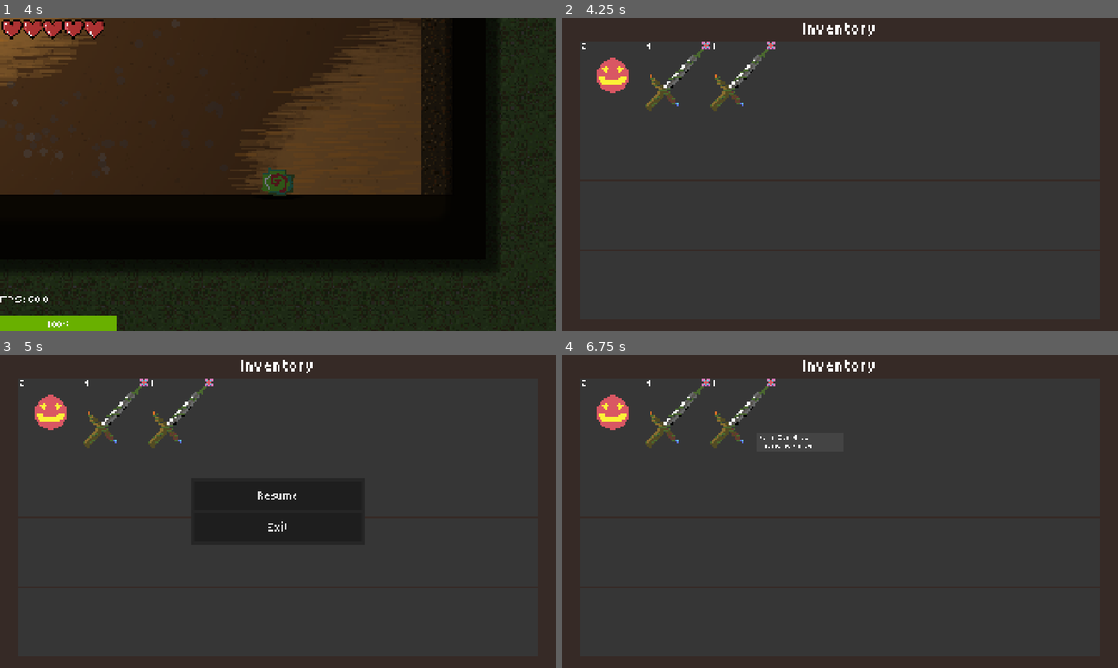
Above: before the commit, frames 1-4 (two rows, left to right).
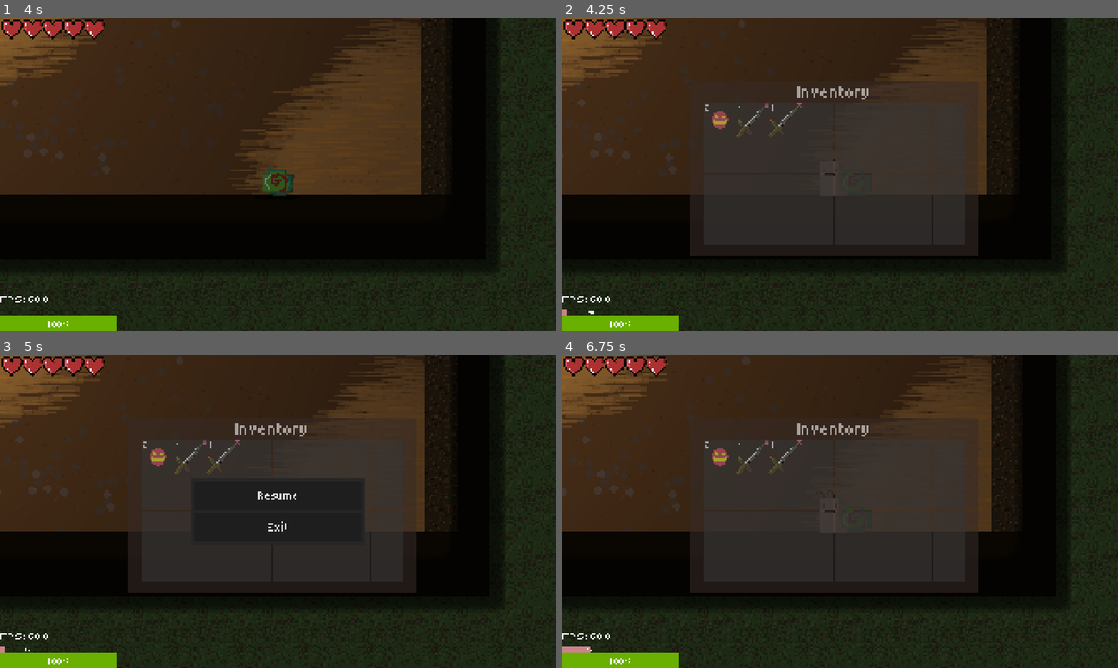
Above: after the commit, the same moments.

Repository: mark4pro/rogue-like
Game: Godot game, scene res://worldGen/testGen.tscn
Two runs of this game, one before a commit and one after it. Both use one fixed random seed, a clock stepped at 60 frames per second and the inputs below. Sound files missing from this copy of the repository are replaced by a short silence.
Inputs (mouse positions are in pixels of both pictures, inside the frame that each line leads up to):
- Up to frame 1 (4 s): tap Enter at 0.5 s; move the mouse to (400, 158) at 0.52 s; hold D (right) 0.53-1.28 s; tap E (interact) at 0.6, 1.55, 2.1, 3.05, 3.8 s; click (400, 158) at 0.67 s; move the mouse to (166, 190) at 1.27 s; hold S (down) 1.28-2.03 s; tap F6 (free_cam) at 1.35 s; move the mouse to (333, 105) at 2.02 s; hold D (right) 2.03-2.78 s; tap Space at 2.75 s; move the mouse to (250, 237) at 2.77 s; hold W (up) 2.78-3.53 s; tap Ctrl (roll) at 2.85 s; click (250, 237) at 2.92 s; move the mouse to (444, 221) at 3.52 s; hold A (left) from 3.53 s (still down); hold Shift (sprint) from 3.53 s (still down)
- Up to frame 2 (4.25 s): keep holding A (left); keep holding Shift (sprint); tap I (inventory) at 4.15 s
- Up to frame 3 (5 s): keep holding A (left); move the mouse to (111, 464) at 4.27 s; release Shift (sprint) at 4.28 s; tap E (interact) at 4.35 s; tap Escape (pause) at 4.9 s
- Up to frame 4 (6.75 s): move the mouse to (867, 511) at 5.02 s; release A (left) at 5.03 s; hold S (down) 5.03-5.75 s; tap F6 (free_cam) at 5.1 s; click (867, 511) at 5.17 s; tap E (interact) at 5.3, 6.6 s; click "Resume" at 5.75 s; tap Enter at 6.5 s; move the mouse to (756, 433) at 6.52 s; hold D (right) from 6.53 s (still down)

Frame 1 is identical in both runs. In frame 2, 67% of the frame differs, in the area x 0-100%, y 0-100%; in frame 3, 67%; in frame 4, 68%.

Commit message:
inventory v2

Diff:
--- a/Assets/prefabs/compare.tscn
+++ b/Assets/prefabs/compare.tscn
@@ -4,6 +4,7 @@
 [ext_resource type="Script" uid="uid://cfor4ght3n814" path="res://Script/compare.gd" id="1_ux8o1"]
 
 [node name="Compare" type="Control" unique_id=2026593654]
+modulate = Color(1, 1, 1, 0.5647059)
 z_index = 1
 layout_mode = 3
 anchors_preset = 15
--- a/Assets/prefabs/inventoryItem.tscn
+++ b/Assets/prefabs/inventoryItem.tscn
@@ -9,18 +9,18 @@
 [sub_resource type="GradientTexture2D" id="GradientTexture2D_jn7ii"]
 gradient = SubResource("Gradient_y7bcj")
 
-[node name="InventoryItem" type="TextureRect" unique_id=691380142]
+[node name="BG" type="TextureRect" unique_id=1142438980]
+texture = SubResource("GradientTexture2D_jn7ii")
+script = ExtResource("1_y7bcj")
+
+[node name="InventoryItem" type="TextureRect" parent="." unique_id=691380142]
 z_index = 1
+layout_mode = 0
 size_flags_horizontal = 3
 size_flags_vertical = 3
-script = ExtResource("1_y7bcj")
-
-[node name="BG" type="TextureRect" parent="." unique_id=1142438980]
-z_index = -1
-layout_mode = 0
-texture = SubResource("GradientTexture2D_jn7ii")
 
 [node name="Amount" type="Label" parent="." unique_id=750925871]
+z_index = 1
 layout_mode = 0
 offset_left = 7.0
 offset_right = 25.0
--- a/Assets/prefabs/player.tscn
+++ b/Assets/prefabs/player.tscn
@@ -550,27 +550,37 @@
 text = "FPS:"
 
 [node name="inventoryUI" type="CanvasLayer" parent="." unique_id=546084464]
-visible = false
 
 [node name="inventory" type="Control" parent="inventoryUI" unique_id=637673965]
+modulate = Color(1, 1, 1, 0.5647059)
 layout_mode = 3
-anchors_preset = 0
-offset_right = 40.0
-offset_bottom = 40.0
+anchors_preset = 8
+anchor_left = 0.5
+anchor_top = 0.5
+anchor_right = 0.5
+anchor_bottom = 0.5
+offset_left = -520.0
+offset_top = -320.0
+offset_right = -480.0
+offset_bottom = -280.0
+grow_horizontal = 2
+grow_vertical = 2
 script = ExtResource("5_w0l5f")
+menuSize = Vector2(1000, 600)
 
 [node name="ColorRect" type="ColorRect" parent="inventoryUI/inventory" unique_id=1208581209]
 layout_mode = 0
-offset_right = 1920.0
-offset_bottom = 1080.0
+offset_right = 1000.0
+offset_bottom = 600.0
 grow_horizontal = 2
 grow_vertical = 2
 color = Color(0.21, 0.16534, 0.1491, 1)
 
 [node name="Label" type="Label" parent="inventoryUI/inventory/ColorRect" unique_id=1893994091]
-layout_mode = 0
-offset_right = 1920.0
-offset_bottom = 69.0
+layout_mode = 1
+anchors_preset = 10
+anchor_right = 1.0
+offset_bottom = 72.0
 grow_horizontal = 2
 theme_override_fonts/font = ExtResource("5_ev7rh")
 theme_override_font_sizes/font_size = 64
--- a/Script/Global.gd
+++ b/Script/Global.gd
@@ -10,6 +10,7 @@
 
 @export_category("Inventory")
 @export var Inventory : Array[BaseItem] = []
+@export var InventoryGrid : Vector2 = Vector2(8, 4)
 @export var MaxInventory : int = 32
 @export var weapon : WeaponItem = null
 #@export var armor : ArmorItem = null
@@ -245,6 +246,8 @@
 		tween.tween_property(node, "rotation", 0.0, 0.1)
 
 func _process(delta: float) -> void:
+	MaxInventory = InventoryGrid.x * InventoryGrid.y
+
 	meta = totalDays * 0.6
 	if longestRun > 0:
 		performance = float(lastRunDays) / float(longestRun)
--- a/Script/Res/Base_items.gd
+++ b/Script/Res/Base_items.gd
@@ -11,6 +11,8 @@
 @export var name : String = ""
 @export var itemType : item_type = item_type.USABLE
 @export var itemIcon : Texture2D
+@export var iconScale : float = 1
+@export var groundScale : float = 1
 @export var equippable : bool = false
 @export var stackable : bool = true
 @export var weight : float = 1.0
@@ -39,7 +41,7 @@
 	if not stackable: amount = 1
 	amount = clampi(amount, 1, quantitiy)
 	unequip()
-	var newGroundItem : Node2D = preload("res://Assets/prefabs/groundItem.tscn").instantiate()
+	var newGroundItem : Node2D = load("res://Assets/prefabs/groundItem.tscn").instantiate()
 	newGroundItem.name = name
 	newGroundItem.position = Global.player.position
 	var newItem : BaseItem = self.duplicate()
--- a/Script/compare.gd
+++ b/Script/compare.gd
@@ -25,33 +25,102 @@
 			newLabel.text = "\t\tHeals: " + str(Global.formatFloat(item.healthAmount))
 			stats.add_child(newLabel.duplicate())
 		if item is WeaponItem:
-			var weaponDam : Vector2 = Vector2.ZERO if not Global.weapon else Global.weapon.damage
+			if Global.weapon and not item == Global.weapon:
+				var damComp : Vector2 = Vector2(item.damage.x - Global.weapon.damage.x, item.damage.y - Global.weapon.damage.y)
 
-			var damComp : Vector2 = Vector2(item.damage.x - weaponDam.x, item.damage.y - weaponDam.y)
+				var damMinColor : Color = Color.GREEN
+				if damComp.x == 0: damMinColor = Color.WHITE
+				if damComp.x < 0: damMinColor = Color.RED
 
-			var damMinColor : Color = Color.GREEN
-			if damComp.x == 0: damMinColor = Color.WHITE
-			if damComp.x < 0: damMinColor = Color.RED
+				var damMaxColor : Color = Color.GREEN
+				if damComp.y == 0: damMaxColor = Color.WHITE
+				if damComp.y < 0: damMaxColor = Color.RED
 
-			var damMaxColor : Color = Color.GREEN
-			if damComp.y == 0: damMaxColor = Color.WHITE
-			if damComp.y < 0: damMaxColor = Color.RED
-
-			if Global.weapon and not item == Global.weapon:
 				newLabel.text = "\t\tDamage range: ([color=%s]%s[/color] | %s, [color=%s]%s[/color] | %s)" % [
 					damMinColor.to_html(),
-					str(damComp.x),
+					str(Global.formatFloat(damComp.x)),
 					str(Global.formatFloat(item.damage.x)),
 					damMaxColor.to_html(),
-					str(damComp.y),
+					str(Global.formatFloat(damComp.y)),
 					str(Global.formatFloat(item.damage.y))
 				]
+
+				stats.add_child(newLabel.duplicate())
+
+				var critChanceComp : float = item.critChance - Global.weapon.critChance
+
+				var critChanceColor : Color = Color.GREEN
+				if critChanceComp == 0: critChanceColor = Color.WHITE
+				if critChanceComp < 0: critChanceColor = Color.RED
+
+				newLabel.text = "\t\tCrit Chance: ([color=%s]%s[/color] | %s)" % [
+					critChanceColor.to_html(),
+					str(Global.formatFloat(critChanceComp)),
+					str(Global.formatFloat(item.critChance))
+				]
+
+				stats.add_child(newLabel.duplicate())
+
+				var critMultiComp : float = item.critMulti - Global.weapon.critMulti
+
+				var critMultiColor : Color = Color.GREEN
+				if critMultiComp == 0: critMultiColor = Color.WHITE
+				if critMultiComp < 0: critMultiColor = Color.RED
+
+				newLabel.text = "\t\tCrit Chance: ([color=%s]%s[/color] | %s)" % [
+					critMultiColor.to_html(),
+					str(Global.formatFloat(critMultiComp)),
+					str(Global.formatFloat(item.critMulti))
+				]
+
+				stats.add_child(newLabel.duplicate())
 			if not Global.weapon or item == Global.weapon:
 				newLabel.text = "\t\tDamage range: (%s, %s)" % [
 					str(Global.formatFloat(item.damage.x)),
 					str(Global.formatFloat(item.damage.y))
 				]
 
+				stats.add_child(newLabel.duplicate())
+
+				newLabel.text = "\t\tCrit Chance: (%s)" % [
+					str(Global.formatFloat(item.critChance))
+				]
+
+				stats.add_child(newLabel.duplicate())
+
+				newLabel.text = "\t\tCrit Chance: (%s)" % [
+					str(Global.formatFloat(item.critMulti))
+				]
+
+				stats.add_child(newLabel.duplicate())
+
+			var thisRarity : String = ""
+			var rarityColor : Color = Color.WEB_GRAY
+
+			match item.rarity:
+				0:
+					thisRarity = "Common"
+					rarityColor = Color.WEB_GRAY
+				1:
+					thisRarity = "Uncommon"
+					rarityColor = Color.GREEN_YELLOW
+				2:
+					thisRarity = "Rare"
+					rarityColor = Color.ROYAL_BLUE
+				3:
+					thisRarity = "Epic"
+					rarityColor = Color.WEB_PURPLE
+				4:
+					thisRarity = "Legend"
+					rarityColor = Color.GOLDENROD
+				5:
+					thisRarity = "Historical"
+					rarityColor = Color.BLACK
+
+			newLabel.text = "\t\tRarity: ([color=%s]%s[/color])" % [
+				rarityColor.to_html(),
+				str(thisRarity)
+			]
 
 			stats.add_child(newLabel.duplicate())
 
--- a/Script/groundItem.gd
+++ b/Script/groundItem.gd
@@ -2,18 +2,20 @@
 
 @export var item : BaseItem
 
-@onready var item_sprite = $Icon
+@onready var item_sprite : Sprite2D = $Icon
 
 var player_in_range = false
 
 # Called when the node enters the scene tree for the first time.
 func _ready() -> void:
 	item_sprite.texture = item.itemIcon
+	scale.x = item.groundScale
+	scale.y = item.groundScale
 
 # Called every frame. 'delta' is the elapsed time since the previous frame.
 func _process(_delta: float) -> void:
 	if not item.rolled: item.rollStats()
-	if player_in_range and Input.is_action_just_pressed("interact") and not get_tree().paused:
+	if not get_tree().paused and player_in_range and Input.is_action_just_pressed("interact"):
 		pickup_item()
 
 func pickup_item():
--- a/Script/inventoryItem.gd
+++ b/Script/inventoryItem.gd
@@ -8,13 +8,16 @@
 var latch : bool = false
 
 func _ready() -> void:
-	if item: texture = item.itemIcon
+	if item:
+		$InventoryItem.texture = item.itemIcon
+		$InventoryItem.scale.x = item.iconScale
+		$InventoryItem.scale.y = item.iconScale
 	else: $Amount.visible = false
 
 func _process(_delta: float) -> void:
 	if not Input.is_mouse_button_pressed(MOUSE_BUTTON_LEFT): latch = false
 
-	$BG.size = size
+	$InventoryItem.size = size
 
 	if item:
 		var mousePos : Vector2 = get_viewport().get_mouse_position()
@@ -25,7 +28,7 @@
 		$Amount.text = str(item.quantitiy)
 		if item.quantitiy <= 0:
 			item = null
-			texture = null
+			$InventoryItem.texture = null
 
 		var comp : Control = Global.player.Inventory_UI.get_node_or_null("Compare")
 		var contextMenu : Control = Global.player.Inventory_UI.get_node_or_null("ContextMenu")
--- a/Script/inventory_ui.gd
+++ b/Script/inventory_ui.gd
@@ -1,6 +1,11 @@
 extends Control
 
 @onready var grid_container = $ColorRect/GridContainer
+
+@export var menuSize : Vector2 = Vector2(1920, 1080)
+
+@export var oldSize : Vector2 = Vector2.ZERO
+@export var cellSize : Vector2 = Vector2.ZERO
 
 func _ready() -> void:
 	gen_inventory()
@@ -10,12 +15,40 @@
 
 func gen_inventory():
 	clear_grid()
+	cellSize = grid_container.size / Global.InventoryGrid
 	var empty : int = Global.MaxInventory - Global.Inventory.size()
 	for i in Global.Inventory:
 		var newInventoryItem : Control = Global.inventoryItem.instantiate()
+		newInventoryItem.custom_minimum_size = cellSize
 		newInventoryItem.item = i
 		grid_container.add_child(newInventoryItem)
 	for e in range(empty):
 		var newInventoryItem : Control = Global.inventoryItem.instantiate()
+		newInventoryItem.custom_minimum_size = cellSize
 		newInventoryItem.item = null
 		grid_container.add_child(newInventoryItem)
+
+func _process(_delta: float) -> void:
+	var menuMinSize : Vector2 = Vector2((64 * Global.InventoryGrid.x) + (grid_container.get_theme_constant("h_separation") * Global.InventoryGrid.x) + 120, \
+		(64 * Global.InventoryGrid.y) + (grid_container.get_theme_constant("v_separation") * Global.InventoryGrid.y) + 120)
+
+	if menuSize.x < menuMinSize.x: menuSize.x = menuMinSize.x
+	if menuSize.y < menuMinSize.y: menuSize.y = menuMinSize.y
+
+	$ColorRect.size = menuSize
+	$ColorRect/Label.size.x = menuSize.x
+
+	var gridSize : Vector2 = menuSize - Vector2(120, 120)
+	var gridPosX : float = (menuSize.x - grid_container.size.x) / 2
+	var gridPosY : float = $ColorRect/Label.size.y
+	grid_container.position = Vector2(gridPosX, gridPosY)
+
+	if not menuSize == oldSize:
+
+		cellSize = gridSize / Global.InventoryGrid
+
+		for i in grid_container.get_children():
+			i.custom_minimum_size = cellSize
+
+		grid_container.size = gridSize
+		oldSize = Vector2(menuSize)
Binary file added: Assets/imgs/ideas/torch.png
Not shown, added: Assets/imgs/ideas/torch.png.import
